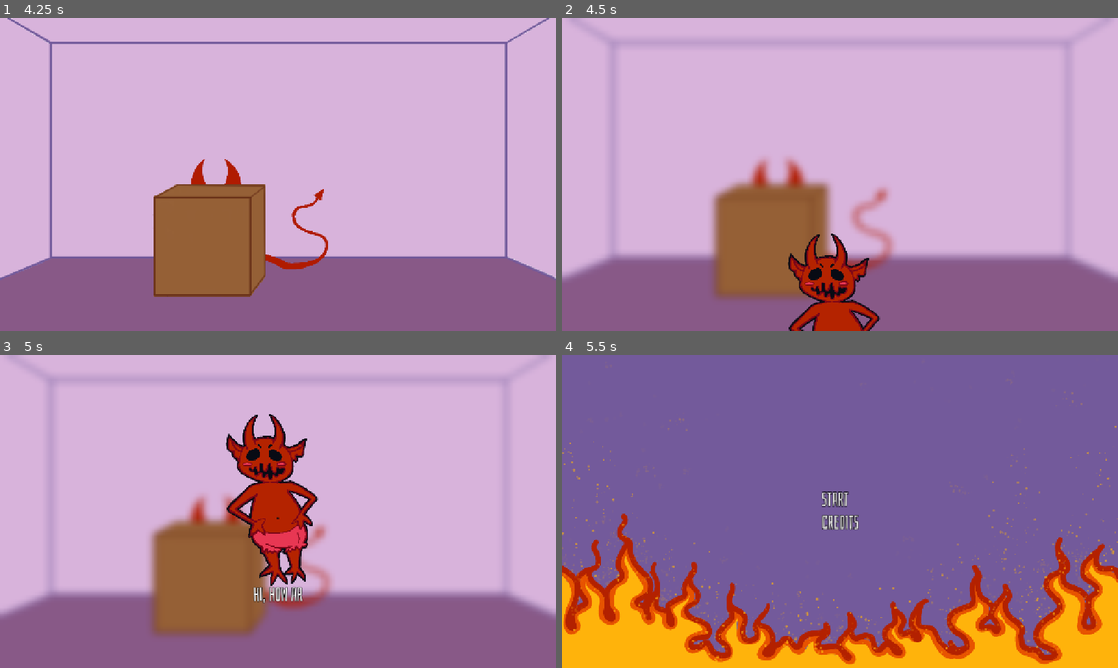
Above: before the commit, frames 1-4 (two rows, left to right).
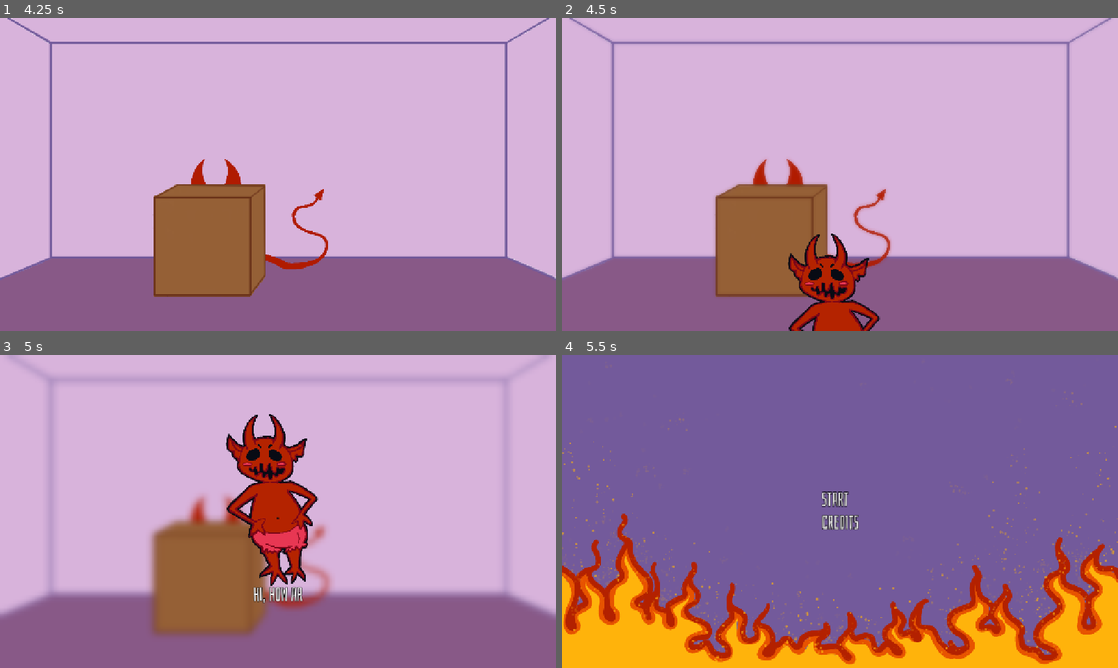
Above: after the commit, the same moments.

Repository: guimafelipe/hidenseek
Game: Godot game, scene res://Scenes/main_menu.tscn
Same seed, same stepped clock (60 frames per second), same inputs: the game is played once before the commit and once after it.
Inputs (mouse positions are in pixels of both pictures, inside the frame that each line leads up to):
- Up to frame 1 (4.25 s): click "Start" at 0.5 s; move the mouse to (400, 158) at 1.27 s; press the mouse at (400, 158) at 1.28 s; tap Enter at 2 s; move the mouse to (166, 190) at 2.02 s; release the mouse at (166, 190) at 2.03 s; hold Escape (back) 2.03-2.75 s; click (166, 190) at 2.1 s; click "Start" at 2.75 s; move the mouse to (333, 105) at 3.52 s; press the mouse at (333, 105) at 3.53 s
- Up to frame 2 (4.5 s): tap Space at 4.25 s; move the mouse to (812, 237) at 4.27 s; release the mouse at (812, 237) at 4.28 s; click (812, 237) at 4.35 s
- Up to frame 3 (5 s): no input
- Up to frame 4 (5.5 s): move the mouse to (1006, 558) at 5.02 s; press the mouse at (1006, 558) at 5.03 s; hold Escape (back) from 5.03 s (still down)

Frame 1 is identical in both runs. In frame 2, 4.5% of the frame differs, in the area x 0-100%, y 0-90%; in frame 3, less than 0.1%; in frame 4, nothing differs.

Commit message:
Sublte blur and code cleanup

Diff:
--- a/Assets/room_blur.gdshader
+++ b/Assets/room_blur.gdshader
@@ -1,16 +1,11 @@
 shader_type canvas_item;
 
-uniform bool is_active = false;
-uniform float blur_amount = 2.0;
+uniform float blur_amount = 0.0;
 uniform sampler2D SCREEN_TEXTURE : hint_screen_texture, filter_nearest_mipmap;
 uniform sampler2D ROOM : filter_linear_mipmap;
 
 void fragment() {
 	float actual_blur = blur_amount;
-	if (!is_active)
-	{
-		actual_blur = 0.0;
-	}
 	vec4 blurred = textureLod(SCREEN_TEXTURE, SCREEN_UV, actual_blur);
 	COLOR = blurred;
 }
--- a/Scenes/devil_animation.gd
+++ b/Scenes/devil_animation.gd
@@ -1,6 +1,10 @@
 extends Node2D
 
 signal lines_ended
+
+const max_blur := 3.0
+const devil_animation_duration := 0.2
+const blur_change_duration := 1.0
 
 var is_active := false
 var is_devil_found := false
@@ -26,6 +30,23 @@
 	await tween.finished
 	is_active = true
 
+func set_blur_core(blur_level: float) -> void:
+	blur_material.set_shader_parameter("blur_amount", blur_level)
+
+func set_blur(on: bool) -> void:
+	const min_blur := 0.0
+	var init : float
+	var end : float
+	var tween = self.create_tween()
+	if on:
+		init = min_blur
+		end = max_blur
+	else:
+		init = max_blur
+		end = min_blur
+
+	tween.tween_method(set_blur_core, init, end, blur_change_duration)
+
 func move_animation(up: bool) -> void:
 	var devil_animation_tween = self.create_tween()
 	var destination: Vector2
@@ -37,10 +58,10 @@
 		destination = Vector2(get_viewport_rect().get_center().x, destination_y)
 
 
-	devil_animation_tween.tween_property(pivot, "global_position", destination, 0.2)
+	devil_animation_tween.tween_property(pivot, "global_position", destination, devil_animation_duration)
 	await devil_animation_tween.finished
 	if not up:
-		blur_material.set_shader_parameter("is_active", false)
+		set_blur(false)
 
 func show_next_line() -> void:
 	if current_line + 1 < lines.size():
@@ -62,7 +83,7 @@
 	if is_devil_found:
 		return
 
-	blur_material.set_shader_parameter("is_active", true)
+	set_blur(true)
 	is_devil_found = true
 	move_animation(true)
 	animate_line()
@@ -72,6 +93,7 @@
 	pivot = $DemonPivot
 	demon_sprite = $DemonPivot/DemonSprite
 	blur_material = $Blur.material
+	blur_material.set_shader_parameter("blur_amount", 0.0)
 	$Blur.global_position = Vector2(0, 0)
 	chat_box.visible_ratio = 0
 	var viewport_rect := get_viewport_rect()
--- a/Scenes/devil_animation.tscn
+++ b/Scenes/devil_animation.tscn
@@ -6,8 +6,7 @@
 
 [sub_resource type="ShaderMaterial" id="ShaderMaterial_agy0p"]
 shader = ExtResource("2_ftbmt")
-shader_parameter/is_active = false
-shader_parameter/blur_amount = 2.0
+shader_parameter/blur_amount = 0.0
 
 [sub_resource type="PlaceholderTexture2D" id="PlaceholderTexture2D_udql8"]
 size = Vector2(1280, 720)
